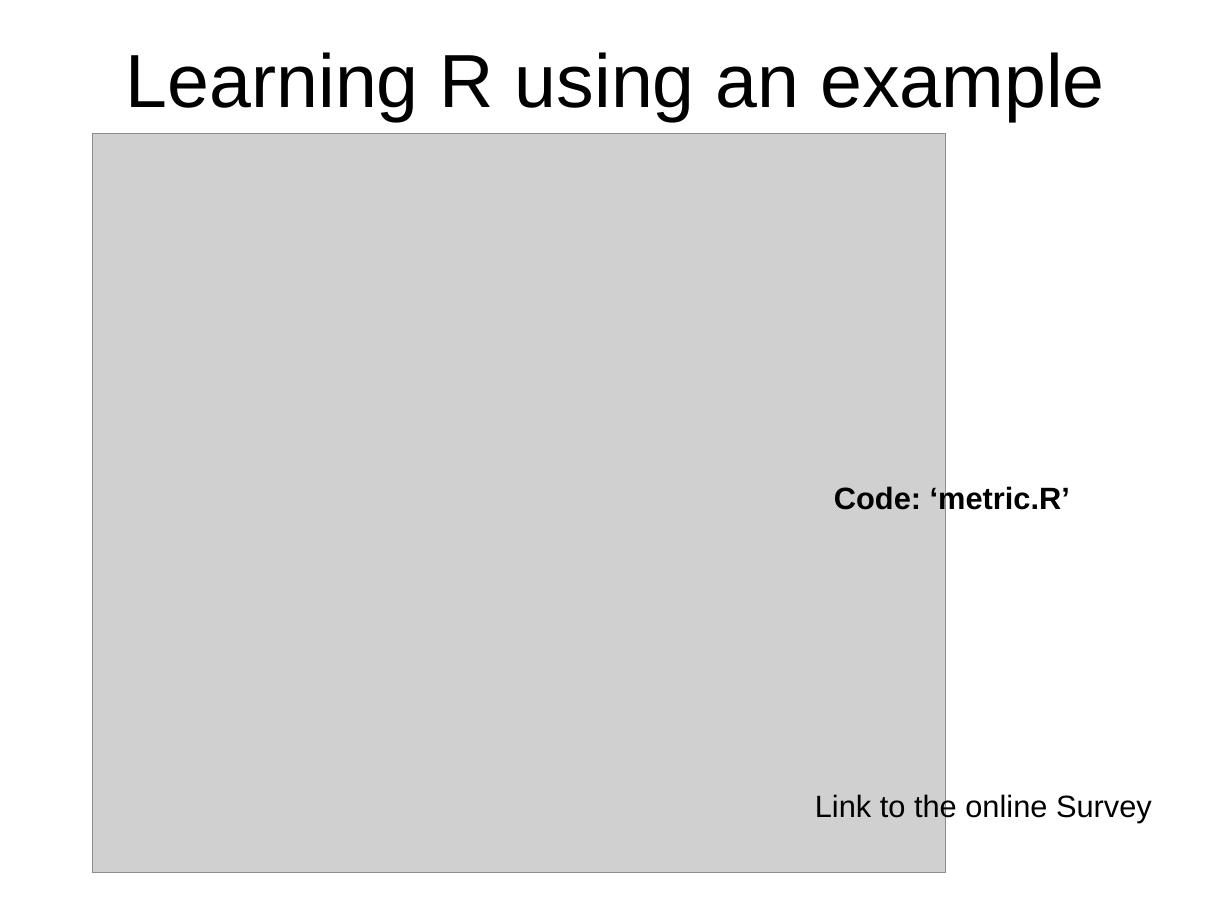
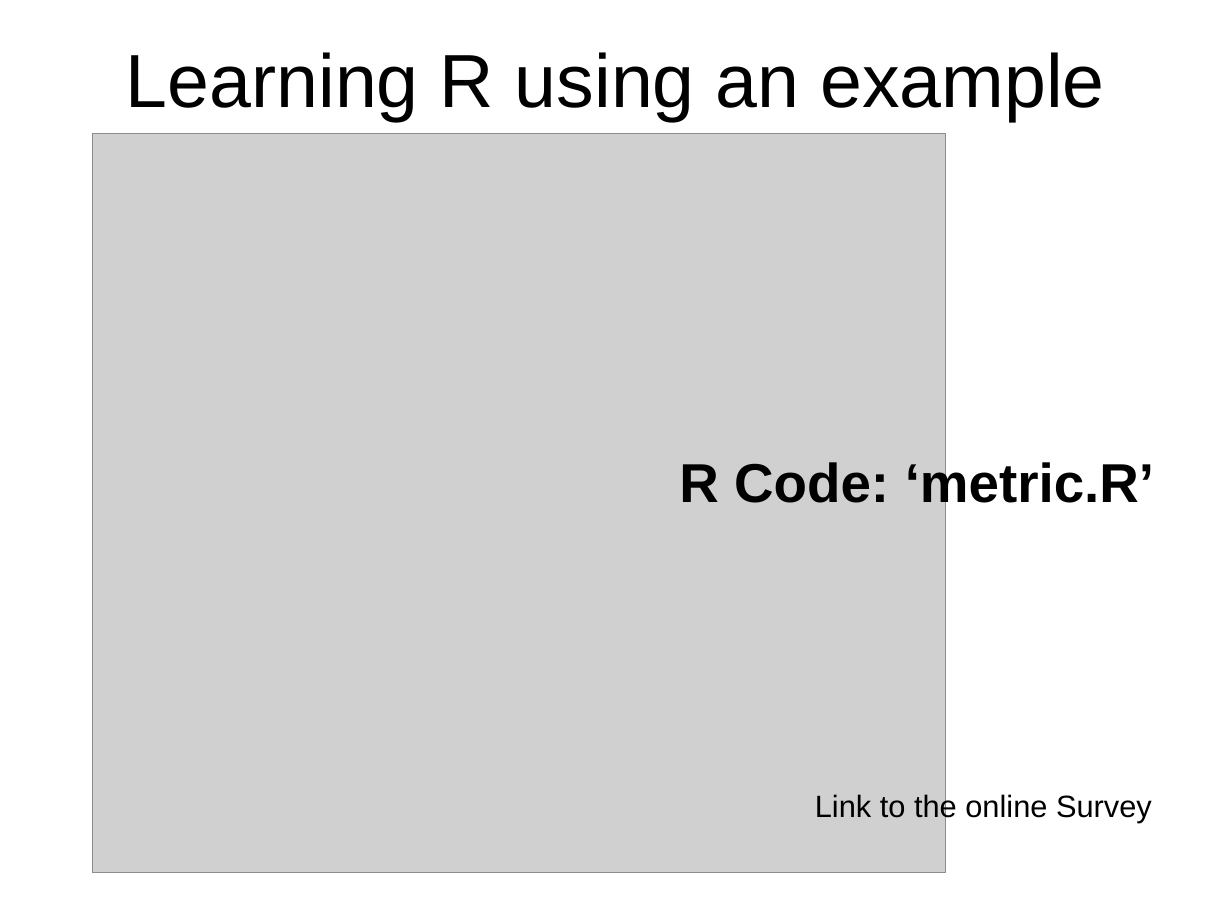
Before and after one commit to hongqin/R-workshop-GAS14, a slide deck: slide 5 of 1.Introduction_to_R/Learning_R_by_metricExample.ppt. Drawn at 1232x924 pixels with LibreOffice and Linux fonts; fonts in the diff are those of the drawing; grey boxes stand for pictures. Boxes give left, top, right and bottom in pixels: in the first picture for what was removed or moved away, otherwise in the second. Text is boxed around its words. In the diff, an @@ line names an element or a change of style, - is before the commit and + after.

```diff
--- a/1.Introduction_to_R/Learning_R_by_metricExample.ppt
+++ b/1.Introduction_to_R/Learning_R_by_metricExample.ppt
@@ text at bbox=[679, 459, 1154, 512]: text changed; size 18 to 32 pt @@
-Code: ‘metric.R’
+R Code: ‘metric.R’
```
Also in this commit, not shown: 1 other slide changed, 2 slides added, 2 slides removed, 6 other files.
